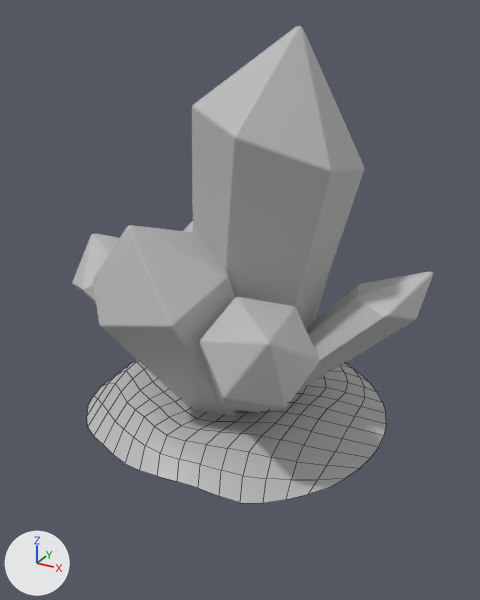
One commit to the FBX model Assets/_ExtraCreditJam20-IDK/Models/Crystal.fbx: the scene before it, then after it.
Before and after are seen from a camera (50 mm lens) standing at (8.56, -15.35, 10.83) and looking at (0.29, -0.3, 3.31). The axes (+X, +Y, +Z) are drawn at lower left. The lights are the same throughout. Mesh edges are drawn as thin lines on the coarser meshes. Where no turn or scale is listed for an object, it has been applied to the vertices.

Names of what the first picture shows: 'Crys', 'Dirt'.
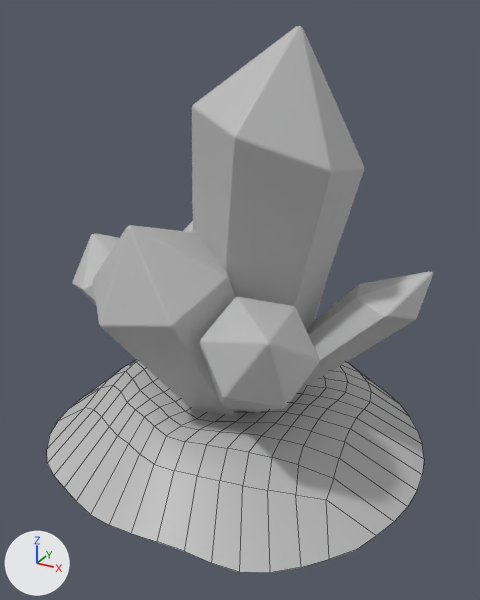
What changed in the scene script:
```text
Change me_mesh_001:
    used by ob_dirt; location = (0.0, 0.0, 0.3)
    remove me_mesh_001.from_pydata(...)  # 217 vertices, 192 faces; spans x -4.39..4.54, y -4.19..4.58, z -0.69..0.14
    add me_mesh_001.from_pydata(...)  # 217 vertices, 192 faces; spans x -5.59..5.74, y -5.37..5.76, z -1.7..0.14
    me_mesh_001 part 1: 103 of 217 vertices moved; they spanned x -4.39..4.54, y -4.19..4.58, z -0.69..0.07 and now span x -5.59..5.74, y -5.37..5.76, z -1.7..0.06; mean shift (-0.01, -0.02, -0.54); largest move (-3.96, -2.29, -0.69) -> (-5.05, -2.96, -1.7)
```

Where the change shows, as pixel boxes (x1, y1, x2, y2) in the pictures (480 x 600 px):
'Dirt', reshaped (26% wider, 49% taller): before (87, 360, 386, 503); after (47, 360, 424, 573)
